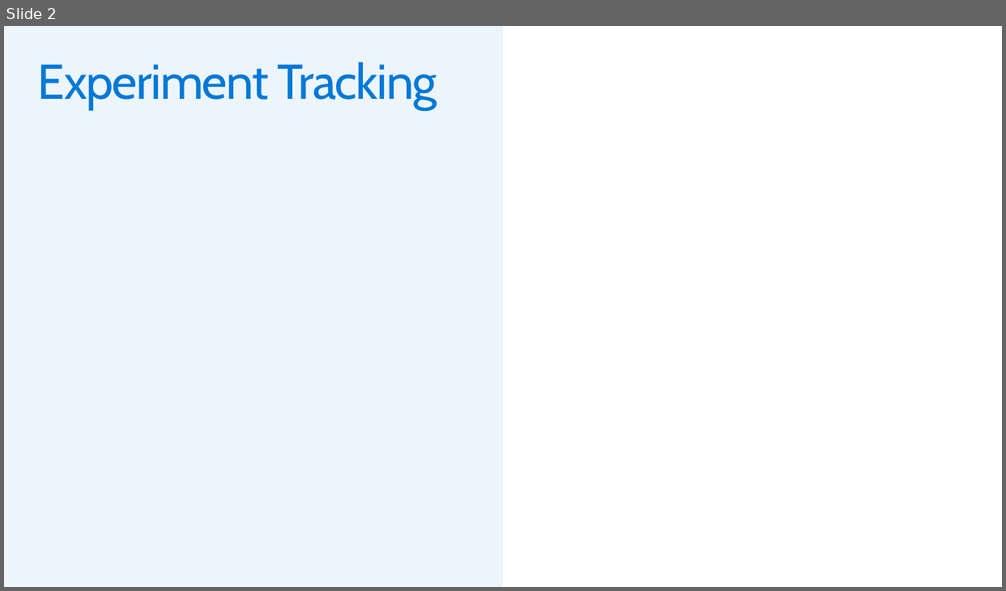
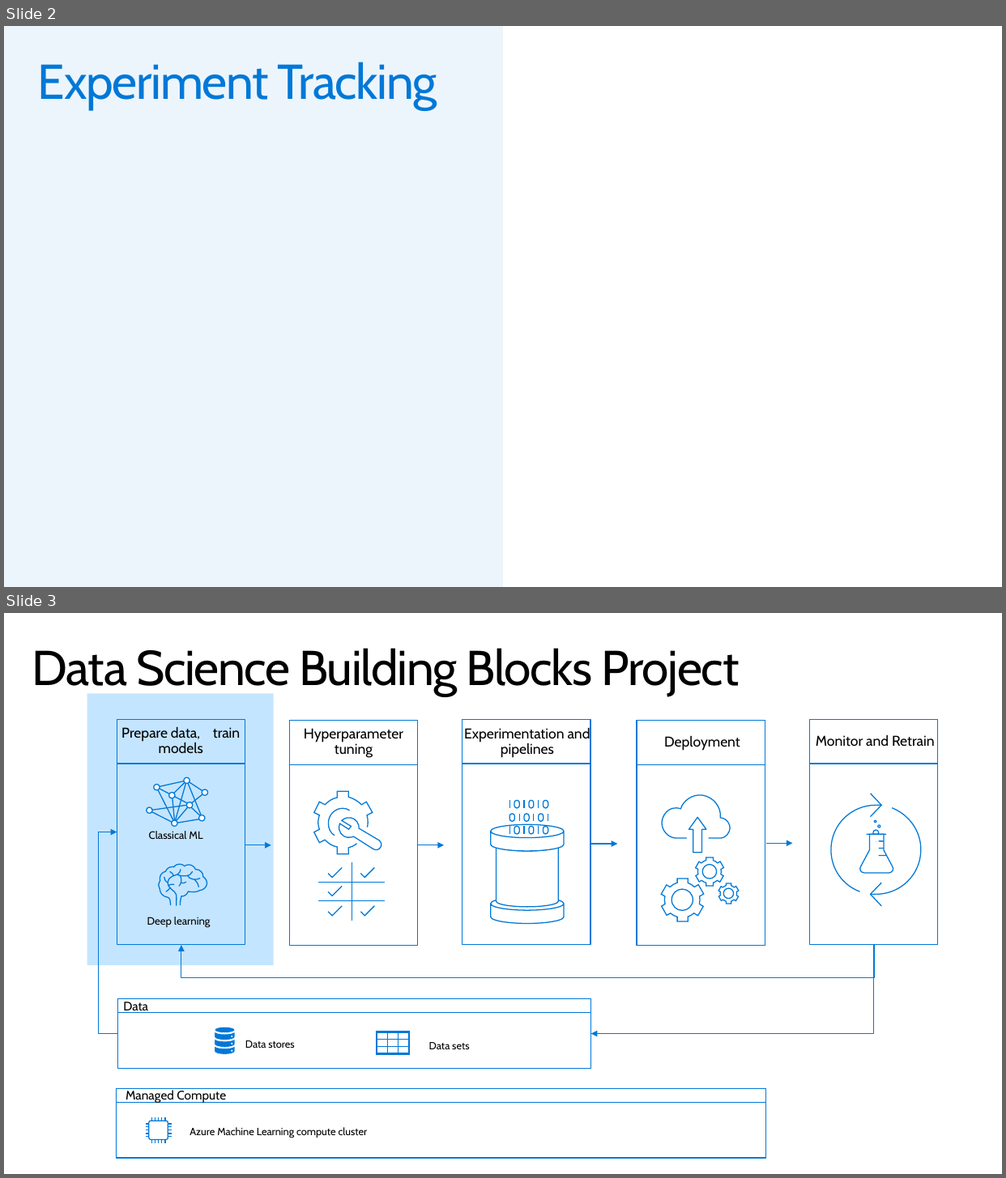
Before and after one commit to miquelladeboer/aml-mlops-workshop, a slide deck: Powerpoints/Module 2 - Experiments.pptx. Shown one above the other, each under a label of ours: slide 2 before the commit, slides 2 and 3 after it. The pictures are 1006x591 and 1006x1178 pixels, drawn with LibreOffice and Linux fonts; fonts in the diff are those of the drawing; background and template pictures are left out. Boxes give left, top, right and bottom in pixels: in the first picture for what was removed or moved away, otherwise in the second. Text is boxed around its words. In the diff, an @@ line names an element or a change of style, - is before the commit and + after.

```diff
--- a/Powerpoints/Module 2 - Experiments.pptx
+++ b/Powerpoints/Module 2 - Experiments.pptx
@@ slide 3 added at <box>4,613,1002,1174</box>, background #FFFFFF @@
@@ title added at <box>32,648,739,696</box>, 47 pt, text #000000 @@
+Data Science Building Blocks Project
@@ rectangle added at <box>87,694,274,965</box>, fill #C4E5FF @@
@@ group added at <box>117,719,245,944</box>: 15 lines, 11 freeform shapes, 8 ellipses, 3 texts, 1 rectangle @@
+Classical ML
+Deep learning
+Prepare data, train models
@@ group added at <box>462,719,591,944</box>: 18 freeform shapes, 3 cylinders, 1 text, 1 rectangle, 1 line @@
+Experimentation and pipelines
@@ group added at <box>637,721,765,946</box>: 4 freeform shapes, 2 rectangles, 1 line, 1 text, 1 up arrow @@
+Deployment
@@ group added at <box>809,719,938,944</box>: 8 lines, 6 freeform shapes, 2 ellipses, 1 rectangle, 1 text @@
+Monitor and Retrain
@@ elbow arrow added from (117, 1033) to (117, 833), #0078D7 0.75 pt @@
@@ arrow added from (245, 845) to (271, 845), #0078D7 1 pt @@
@@ arrow added from (418, 845) to (444, 845), #0078D7 1 pt @@
@@ arrow added from (592, 844) to (618, 844), #0078D7 1 pt @@
@@ arrow added from (767, 844) to (792, 844), #0078D7 1 pt @@
@@ group added at <box>289,721,418,946</box>: 6 freeform shapes, 4 lines, 1 text, 1 rectangle @@
+Hyperparameter tuning
@@ elbow arrow added from (874, 944) to (181, 945), #0078D7 0.75 pt @@
@@ elbow arrow added from (874, 944) to (591, 1033), #0078D7 0.75 pt @@
@@ rectangle added at <box>117,999,592,1068</box>, outline #0078D7 1 pt @@
@@ line added from (117, 1013) to (592, 1013), #0078D7 1 pt @@
@@ text added at <box>123,1002,148,1013</box>, 12 pt, text #000000 @@
+Data
@@ group added at <box>215,1027,235,1054</box>: 4 freeform shapes @@
@@ text added at <box>245,1041,294,1048</box>, 10 pt, text #000000 @@
+Data stores
@@ freeform shape added at <box>375,1031,411,1055</box>, fill #0078D7, outline #FFFFFF 0.42 pt @@
@@ text added at <box>429,1042,469,1050</box>, 10 pt, text #000000 @@
+Data sets
@@ rectangle added at <box>117,1089,765,1158</box>, outline #0078D7 1 pt @@
@@ text added at <box>126,1090,226,1103</box>, 12 pt, text #000000 @@
+Managed Compute
@@ line added from (117, 1102) to (767, 1102), #0078D7 1 pt @@
@@ freeform shape added at <box>147,1119,171,1144</box>, outline #0078D7 1 pt @@
@@ text added at <box>189,1127,368,1138</box>, 10 pt, text #000000 @@
+Azure Machine Learning compute cluster
```
Also in this commit, not shown: 2 slides changed, 1 other slide added, 8 other files.
